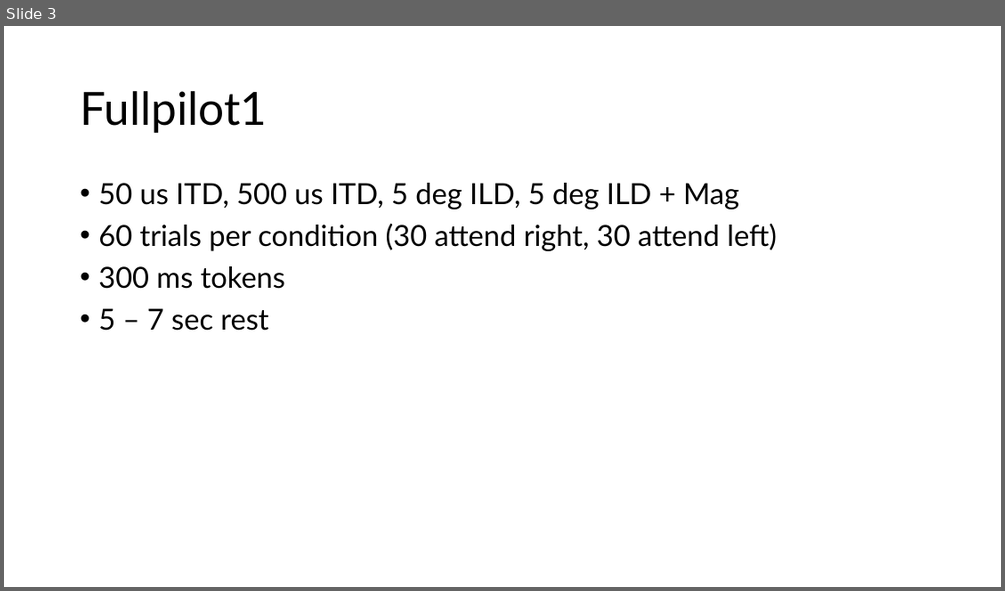
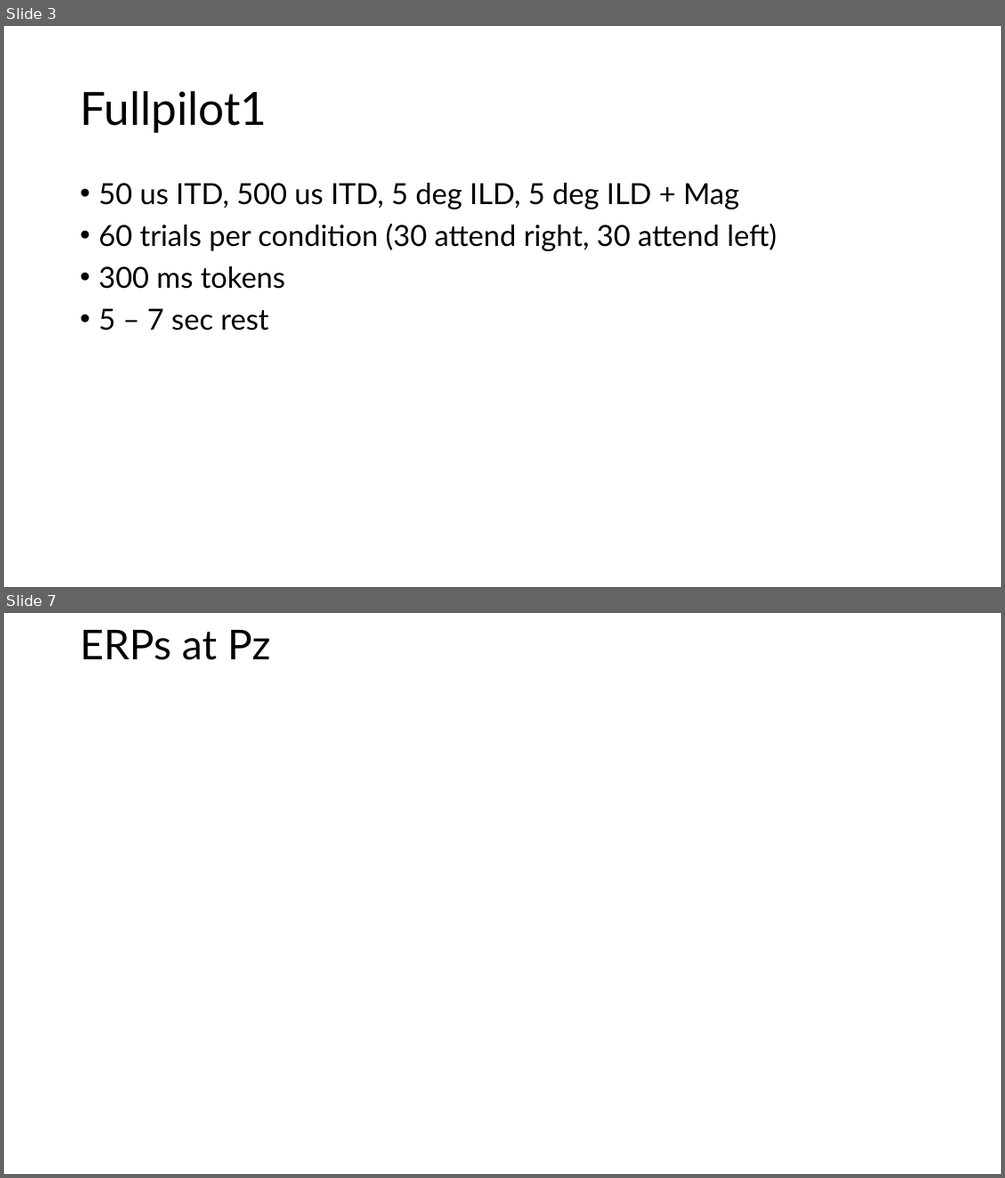
Before and after one commit to brichard28/MILD-Master, a slide deck: mild_master_neuroimaging_pilot.pptx. Shown one above the other, each under a label of ours: slide 3 before the commit, slides 3 and 7 after it; the slides between them are not shown. The pictures are 1005x591 and 1005x1178 pixels, drawn with LibreOffice and Linux fonts; fonts in the diff are those of the drawing; background and template pictures are left out. Boxes give left, top, right and bottom in pixels: in the first picture for what was removed or moved away, otherwise in the second. Text is boxed around its words. In the diff, an @@ line names an element or a change of style, - is before the commit and + after.

```diff
--- a/mild_master_neuroimaging_pilot.pptx
+++ b/mild_master_neuroimaging_pilot.pptx
@@ slide 7 added at <box>4,613,1001,1174</box>, background picture (left out) @@
@@ title added at <box>80,630,271,660</box>, 39.6 pt, text #000000 @@
+ERPs at Pz
```
Also in this commit, not shown: 7 other slides added, 1 slide removed, 22 other files.
